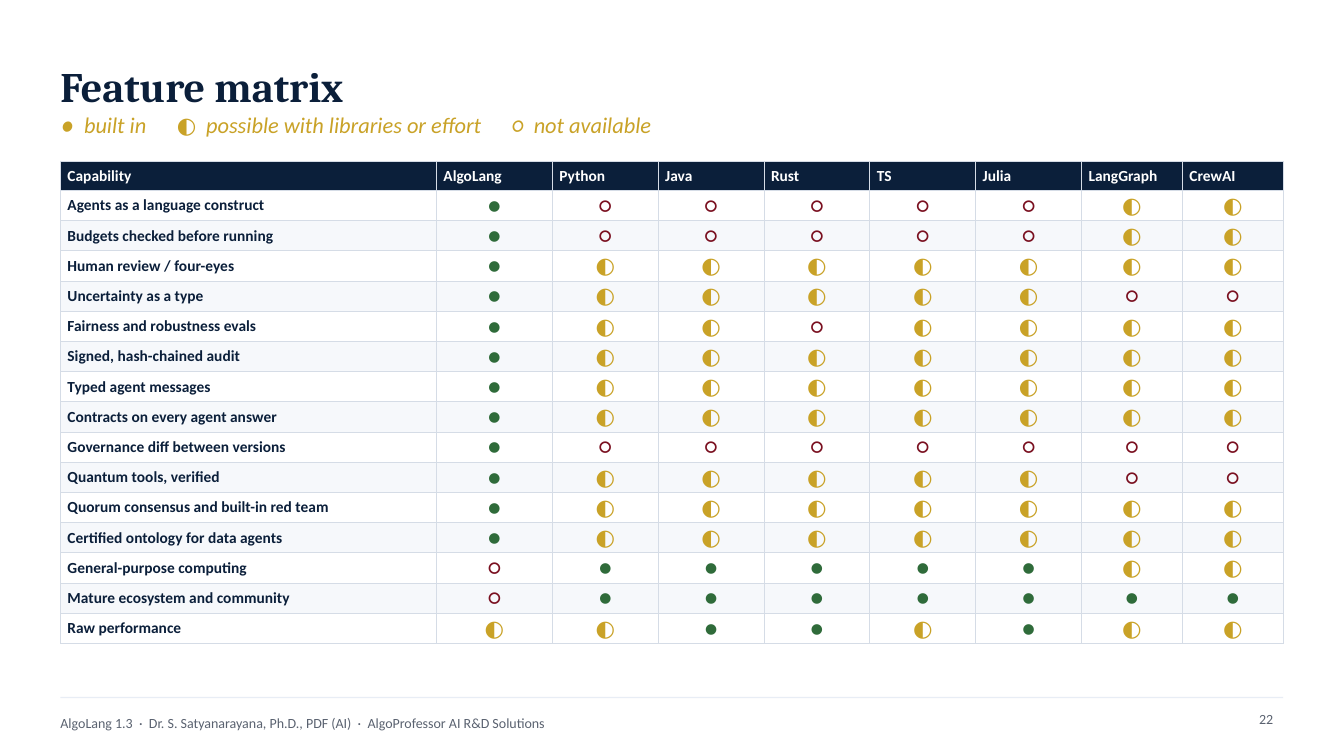
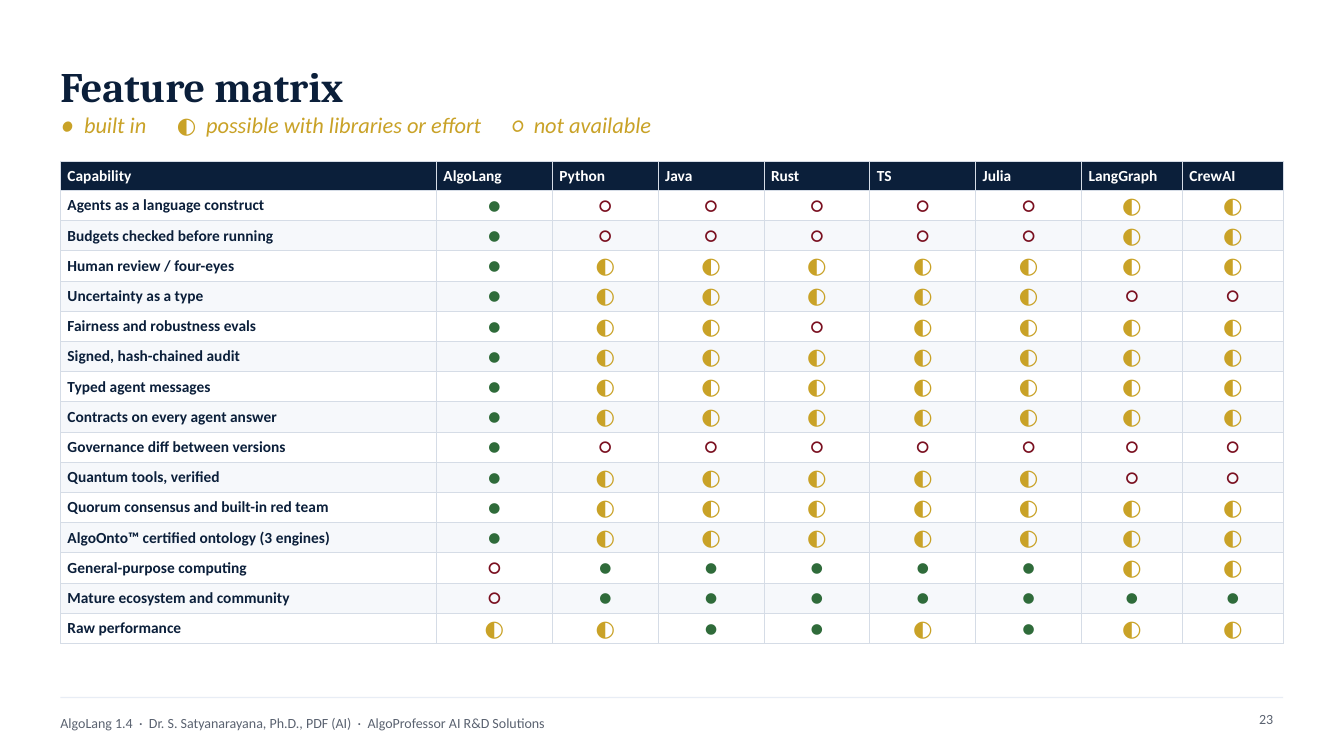
Before and after one commit to drssnaiml1-cell/algolang, a slide deck: slide 23 of docs/presentation/AlgoLang_Presentation.pptx (slide 22 before the commit). Drawn at 1344x756 pixels with LibreOffice and Linux fonts; fonts in the diff are those of the drawing. Boxes give left, top, right and bottom in pixels: in the first picture for what was removed or moved away, otherwise in the second. Text is boxed around its words. In the diff, an @@ line names an element or a change of style, - is before the commit and + after.

```diff
--- a/docs/presentation/AlgoLang_Presentation.pptx
+++ b/docs/presentation/AlgoLang_Presentation.pptx
@@ table at (x1=60, y1=161, x2=1284, y2=640) @@
-row 13, column 1: Certified ontology for data agents
+row 13, column 1: AlgoOnto™ certified ontology (3 engines)
@@ text at (x1=60, y1=718, x2=544, y2=731): text changed @@
-AlgoLang 1.3 · Dr. S. Satyanarayana, Ph.D., PDF (AI) · AlgoProfessor AI R&D Solutions
+AlgoLang 1.4 · Dr. S. Satyanarayana, Ph.D., PDF (AI) · AlgoProfessor AI R&D Solutions
@@ page number at (x1=1259, y1=715, x2=1273, y2=724): text changed @@
-22
+23
```
Also in this commit, not shown: 36 other slides changed, 1 slide added, 31 other files.
